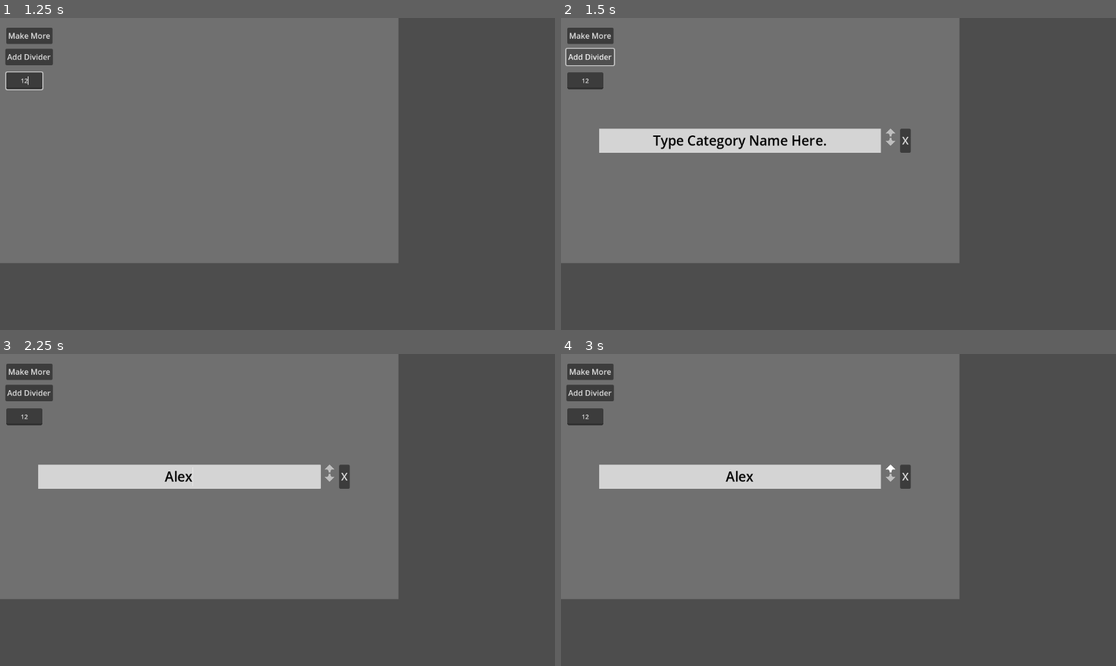
Above: before the commit, frames 1-4 (two rows, left to right).
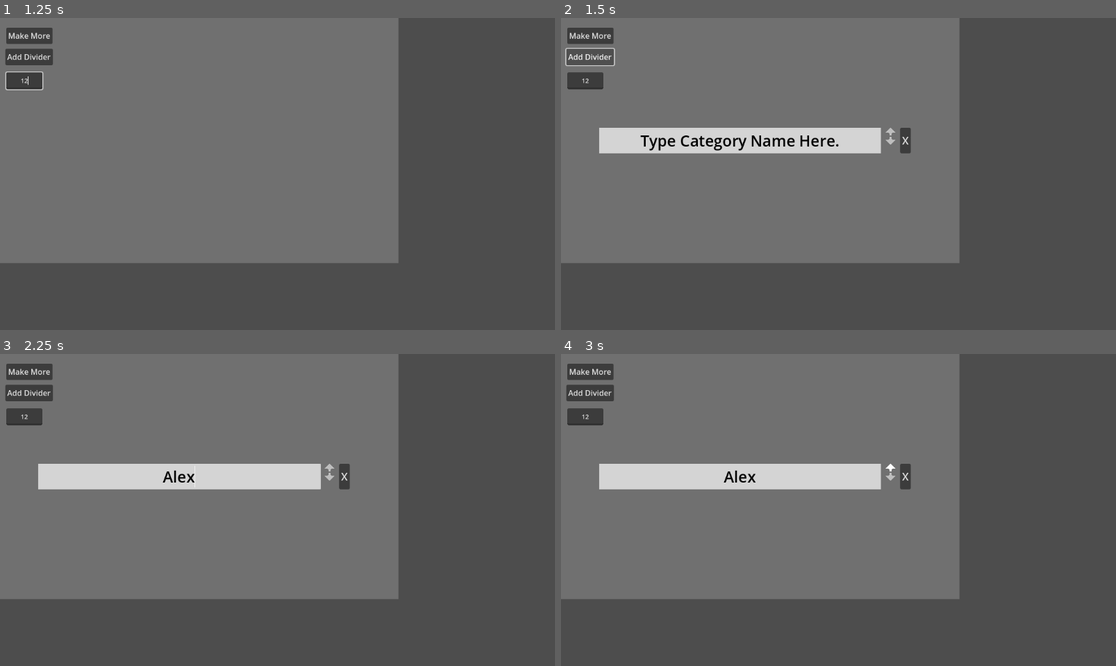
Above: after the commit, the same moments.

Repository: magicono43/Godot-4_Recipe-Assist-Tool
Game: Godot game, scene res://Scenes/Second_Scene.tscn
The game is run twice, just before and just after one commit, with the same random seed, the same clock (stepped at 60 frames per second) and the same inputs. The project has no main scene, so this scene is started directly.
Inputs (mouse positions are in pixels of both pictures, inside the frame that each line leads up to):
- Up to frame 1 (1.25 s): click (22, 80) at 0.52 s; type "12" at 0.6 s
- Up to frame 2 (1.5 s): click "Add Divider" at 1.25 s
- Up to frame 3 (2.25 s): click (177, 475) at 2.02 s; type "Alex" at 2.1 s
- Up to frame 4 (3 s): click (888, 469) at 2.77 s

Frame 1 is identical in both runs. In frame 2, 1.1% of the frame differs, in the area x 6-63%, y 35-44%; in frame 3, 0.5%; in frame 4, 0.5%.

Commit message:
Mouse Cursor Now Follows Reorder Buttons, 10/19/2025
Mouse Cursor Now Follows Reorder Buttons. All this does is make reordering items be quicker, since you don't have to reposition your mouse to the new position of the button you just clicked everytime you change the order, it "follows" it after being clicked. The only drawback currently is that if the button scrolled off the scrollContainer's visible space, it won't automatically scroll to compensate, tried it but it didn't work great, so just decided to not bother for now, 10/19/2025.

Diff:
--- a/Scripts/v_box_container.gd
+++ b/Scripts/v_box_container.gd
@@ -8,7 +8,6 @@
 	entry_deleted.connect(_on_entry_deleted)
 
 func _on_make_more_button_pressed() -> void:
-
 	var custom_h_box_container = preload("res://Scripts/CustomHBoxContainer.gd").new()
 	add_child(custom_h_box_container)
 
@@ -26,7 +25,6 @@
 	custom_line_edit.placeholder_text = "Item Name"
 	custom_line_edit.custom_minimum_size = Vector2(250, 35)
 	custom_line_edit.set_allow_regex("^[A-Za-z]*$")
-	#line_edit.gui_input.connect(_on_lineedit_gui_input)
 	custom_h_box_container.add_child(custom_line_edit)
 	custom_h_box_container.textEntryRefs.append(custom_line_edit)
 
@@ -90,7 +88,6 @@
 	emit_signal("new_entry_created", custom_h_box_container)
 
 func _on_add_divider_button_pressed() -> void:
-
 	var custom_h_box_container = preload("res://Scripts/CustomHBoxContainer.gd").new()
 	custom_h_box_container.custom_minimum_size = Vector2(550, 50)
 	add_child(custom_h_box_container)
@@ -100,7 +97,7 @@
 	line_edit_1.alignment = HORIZONTAL_ALIGNMENT_CENTER
 	line_edit_1.custom_minimum_size = Vector2(585, 50)
 	line_edit_1.size_flags_horizontal = Control.SIZE_SHRINK_CENTER
-	line_edit_1.add_theme_font_size_override("font_size", 28)
+	line_edit_1.add_theme_font_size_override("font_size", 32)
 	line_edit_1.add_theme_color_override("font_color", Color(0, 0, 0))
 	line_edit_1.add_theme_color_override("font_placeholder_color", Color(0, 0, 0))
 	var styleBoxFlat_1: StyleBoxFlat = StyleBoxFlat.new()
@@ -190,6 +187,7 @@
 
 	await get_tree().process_frame
 	_update_label_numbers()
+	Input.warp_mouse(button.get_global_position() + button.size / 2)
 	emit_signal("entry_deleted") # Just to hide auto-complete box if visible.
 
 func _on_remove_pressed(button: Button) -> void:
Not shown, changed: Notes/Recipe_Assist_Tool_Notes_1.txt
